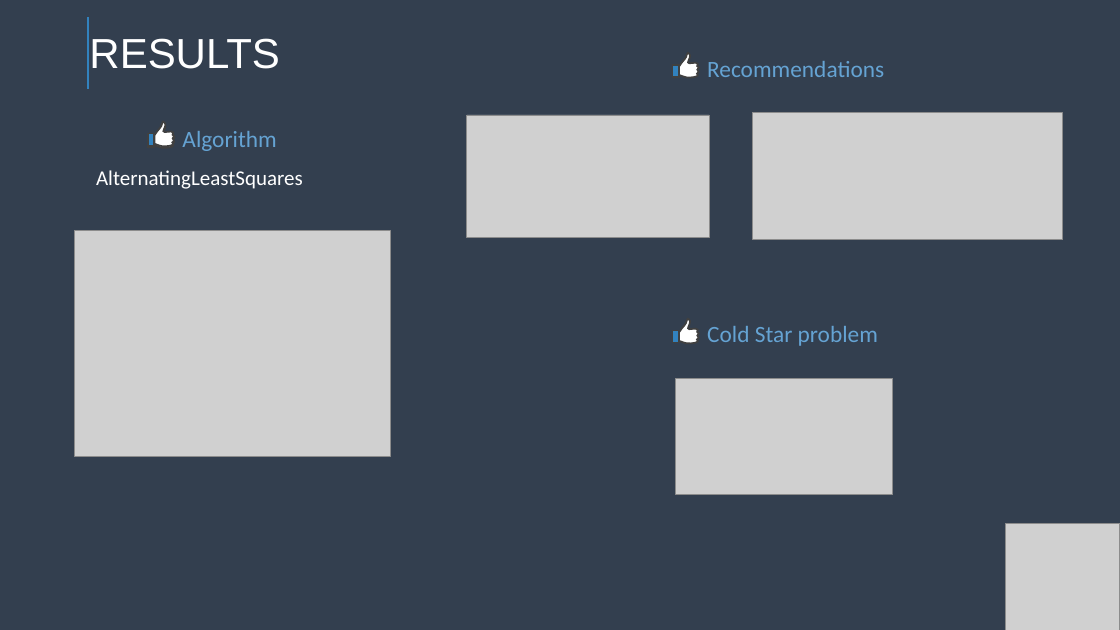
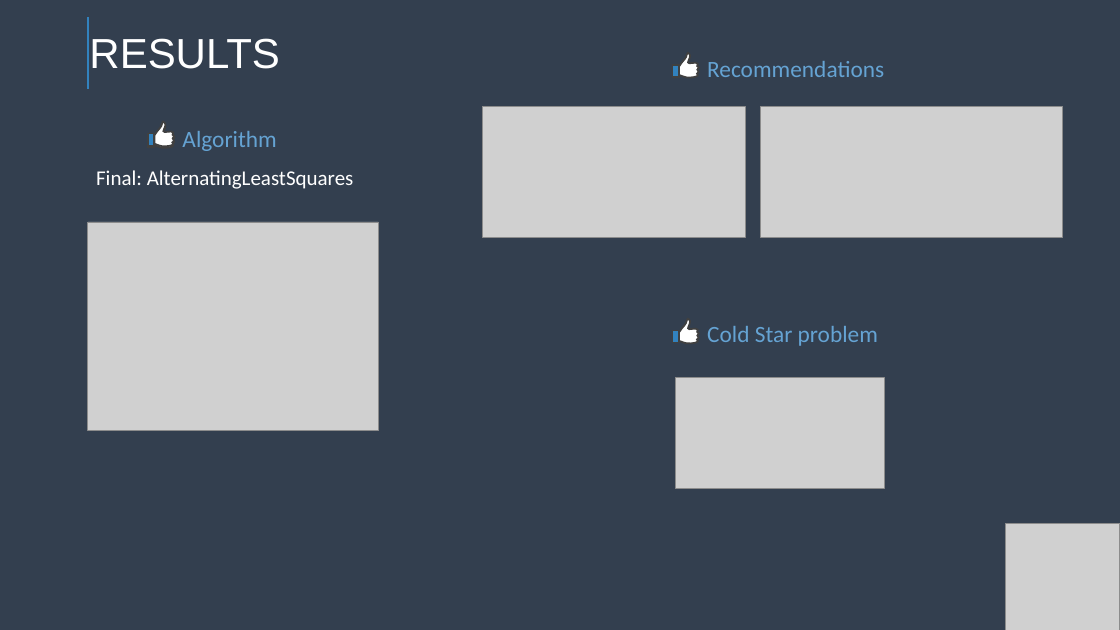
Before and after one commit to Debs86/Business_Cases_Projects, a slide deck: slide 5 of BC4/BC4 RECOMMENDER SYSTEM.pptx. Drawn at 1120x630 pixels with LibreOffice and Linux fonts; fonts in the diff are those of the drawing; grey boxes stand for pictures. Boxes give left, top, right and bottom in pixels: in the first picture for what was removed or moved away, otherwise in the second. Text is boxed around its words. In the diff, an @@ line names an element or a change of style, - is before the commit and + after.

```diff
--- a/BC4/BC4 RECOMMENDER SYSTEM.pptx
+++ b/BC4/BC4 RECOMMENDER SYSTEM.pptx
@@ picture: place and size @@
-picture at (467,115,710,238)
+picture at (483,107,745,238)
@@ picture: place and size @@
-picture at (753,113,1063,239)
+picture at (761,107,1063,238)
@@ text at (96,170,354,189): text changed @@
-AlternatingLeastSquares
+Final: AlternatingLeastSquares
@@ picture: place and size @@
-picture at (75,230,391,457)
+picture at (88,222,379,431)
@@ picture: place and size @@
-picture at (676,378,892,495)
+picture at (676,377,884,488)
```
Also in this commit, not shown: 1 other slide changed.
